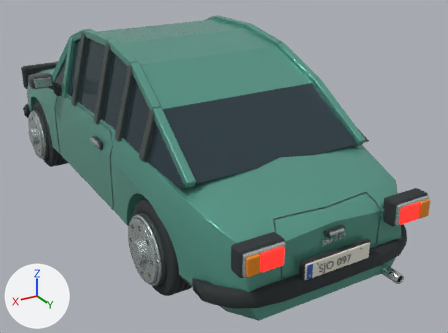
Two versions of the glTF model vehicles/saab96.glb, one commit apart.
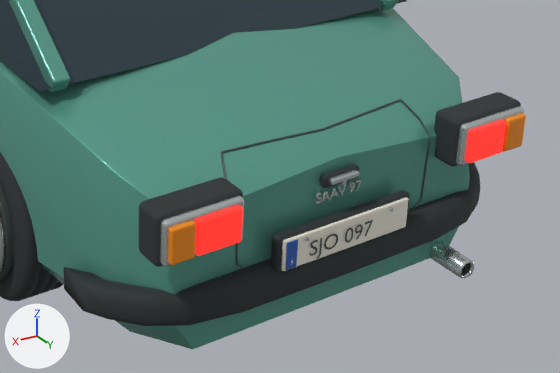
Each version appears first whole from a 50 mm camera at (2.15, 4.44, 2.38) aimed at (-0.29, 0.37, 0.34), and next in a close-up on the part from 36% to 100% of the width and 42% to 100% of the height. The axes (+X, +Y, +Z) are drawn at lower left. The lights are the same throughout. The last two pictures show the newer version. Where no turn or scale is listed for an object, it has been applied to the vertices. Vertices at exactly the same position are counted once.

Names of what the first close-up shows: 'Cabin', 'Däck.003', 'Painted bodyshell', 'Rear combination lamp housing', 'Rear combination lamp housing.001', 'Rear lamp bezel', 'Rear lamp bezel.001', 'Roof rail.011', 'Ruby tail lens', 'Ruby tail lens.001', 'Saav number plate.001', 'Saav plate gasket.001', 'Saav wraparound bumper.001' and 12 more.
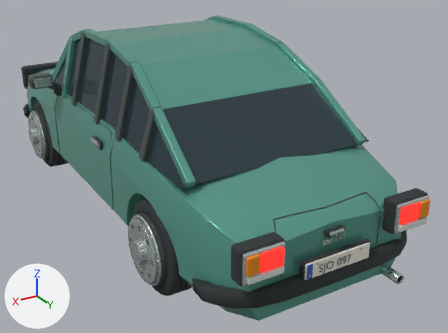
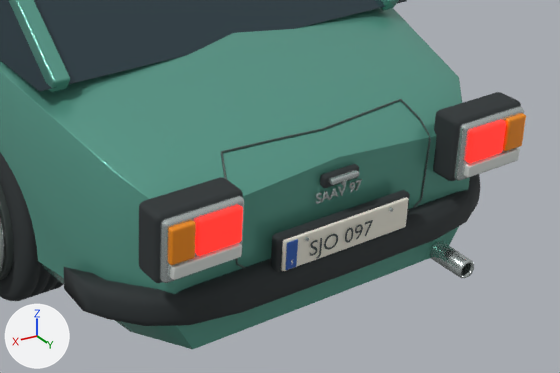
Where the newer file only moved an object's origin or applied its transform, the numbers keep the older frame.

Pixel boxes [x1, y1, x2, y2] of what changed, in the close-ups (560 x 373 px; the box of a moved part takes in the faces that stretch with it):
'Rear combination lamp housing.001', reshaped (18% taller)
    before: [139, 177, 243, 267]
    after: [139, 177, 243, 283]
'Rear combination lamp housing', reshaped (20% taller)
    before: [434, 92, 521, 166]
    after: [433, 92, 521, 181]
'Rear lamp bezel.001', reshaped (22% taller)
    before: [160, 196, 244, 267]
    after: [160, 196, 244, 283]
'Reversing lens.001', added
    after: [170, 243, 242, 280]
'Rear lamp bezel', reshaped (25% taller)
    before: [456, 106, 524, 166]
    after: [454, 106, 524, 181]
'Reversing lens', added
    after: [464, 148, 520, 177]
part 1 of me_cube_041, moved or reshaped
    before: [434, 116, 461, 166]
    after: [433, 116, 461, 181]
part 2 of me_cube_058, moved or reshaped
    before: [139, 195, 243, 267]
    after: [139, 195, 243, 283]
part 3 of me_cube_042, moved or reshaped
    before: [456, 112, 524, 166]
    after: [454, 112, 524, 181]
part 4 of me_cube_059, moved or reshaped
    before: [160, 202, 244, 267]
    after: [160, 202, 244, 283]

The change, as a list of edits to the scene's bpy script:
```text
Add mat_reverse_lamp_saav_glass:
    mat_reverse_lamp_saav_glass = principled_material('Reverse lamp Saav glass')
    mat_reverse_lamp_saav_glass.base_color = (0.73, 0.77, 0.74)  # light grey #dee3df
    mat_reverse_lamp_saav_glass.metallic = 0.14
    mat_reverse_lamp_saav_glass.roughness = 0.24
Change me_cube_041:
    used by ob_rear_combination_lamp_housing; location = (-0.538, 2.102, 0.657)
    remove me_cube_041.from_pydata(...)  # 96 vertices, 188 faces; spans x -0.142..0.142, y -0.052..0.052, z -0.082..0.082
    add me_cube_041.from_pydata(...)  # 96 vertices, 188 faces; spans x -0.142..0.142, y -0.052..0.052, z -0.134..0.081
    me_cube_041 part 1: all 48 vertices in x -0.142..0.142, y -0.052..0.052, z -0.082..-0.064 are moved by (0.0, 0.0, -0.052)
Change me_cube_058:
    used by ob_rear_combination_lamp_housing_001; location = (0.538, 2.102, 0.657)
    remove me_cube_058.from_pydata(...)  # 96 vertices, 188 faces; spans x -0.142..0.142, y -0.052..0.052, z -0.082..0.082
    add me_cube_058.from_pydata(...)  # 96 vertices, 188 faces; spans x -0.142..0.142, y -0.052..0.052, z -0.134..0.081
    me_cube_058 part 2: all 48 vertices in x -0.142..0.142, y -0.052..0.052, z -0.082..-0.064 are moved by (0.0, 0.0, -0.052)
Change me_cube_042:
    used by ob_rear_lamp_bezel; location = (-0.538, 2.158, 0.657)
    remove me_cube_042.from_pydata(...)  # 96 vertices, 188 faces; spans x -0.13..0.13, y -0.016..0.016, z -0.069..0.069
    add me_cube_042.from_pydata(...)  # 96 vertices, 188 faces; spans x -0.13..0.13, y -0.016..0.016, z -0.122..0.069
    me_cube_042 part 3: all 48 vertices in x -0.13..0.13, y -0.016..0.016, z -0.069..-0.057 are moved by (0.0, 0.0, -0.052)
Change me_cube_059:
    used by ob_rear_lamp_bezel_001; location = (0.538, 2.158, 0.657)
    remove me_cube_059.from_pydata(...)  # 96 vertices, 188 faces; spans x -0.13..0.13, y -0.016..0.016, z -0.069..0.069
    add me_cube_059.from_pydata(...)  # 96 vertices, 188 faces; spans x -0.13..0.13, y -0.016..0.016, z -0.122..0.069
    me_cube_059 part 4: all 48 vertices in x -0.13..0.13, y -0.016..0.016, z -0.069..-0.057 are moved by (0.0, 0.0, -0.052)
Add me_cube_063_1:
    me_cube_063_1.from_pydata(...)  # 96 vertices, 188 faces; spans x -0.112..0.112, y -0.011..0.011, z -0.02..0.02
    me_cube_063_1.materials.append(mat_reverse_lamp_saav_glass)  # light grey #dee3df
Add ob_reversing_lens_001:
    ob_reversing_lens_001 = bpy.data.objects.new('Reversing lens.001', me_cube_063_1)
    ob_reversing_lens_001.location = (0.538, 2.18, 0.574)
Add ob_reversing_lens:
    ob_reversing_lens = bpy.data.objects.new('Reversing lens', me_cube_063_1.copy())
    ob_reversing_lens.location = (-0.538, 2.18, 0.574)
```
